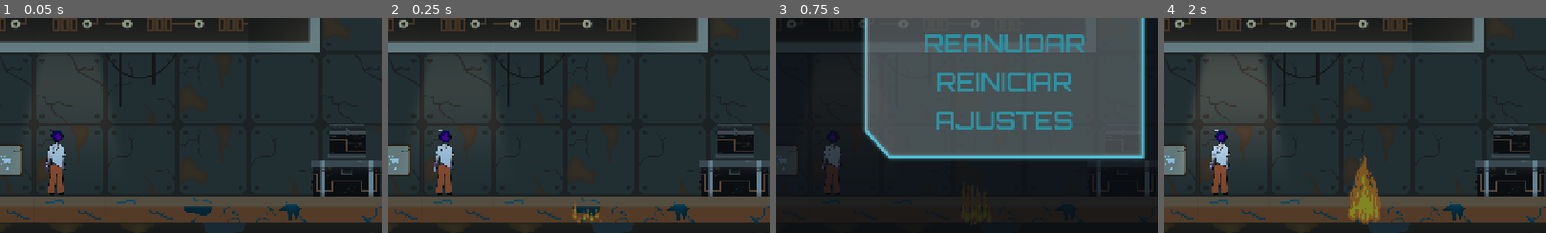
Above: before the commit, frames 1-4 (left to right).
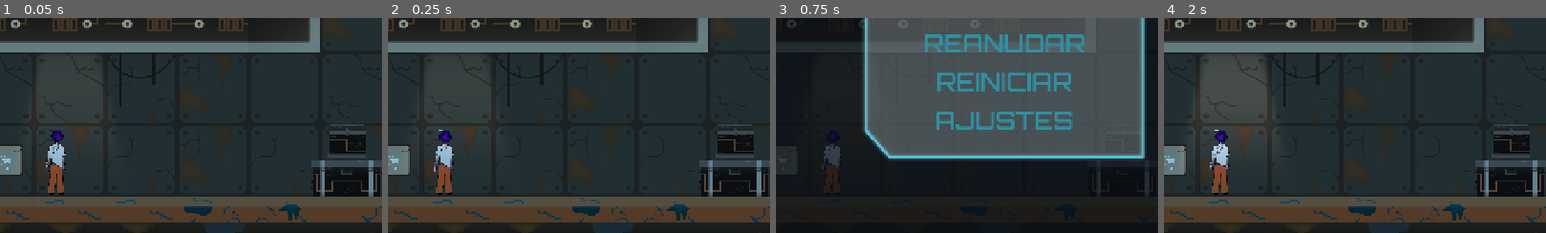
Above: after the commit, the same moments.

Repository: nati9v/Grupo-B
Game: Godot game, scene res://Scenes/Niveles/lvl1.tscn
Same seed, same stepped clock (60 frames per second), same inputs: the game is played once before the commit and once after it.
Inputs (mouse positions are % of the whole screen's width and height, from its top left):
- Up to frame 1 (0.05 s): no input
- Up to frame 2 (0.25 s): no input
- Up to frame 3 (0.75 s): click (91, 14) at 0.5 s
- Up to frame 4 (2 s): click "REINICIAR" at 1.25 s
The pictures show only the part of the screen within x 20-70%, y 40-90%; the shares and areas given below are measured in that part.

Frame 1 is identical in both runs. In frame 2, 0.2% of the frame differs, in the area x 48-56%, y 86-96%; in frame 3, 0.3%; in frame 4, 1.7%, in the area x 48-57%, y 64-96%.

Commit message:
Update lvl1.tscn

Diff:
--- a/Scenes/Niveles/lvl1.tscn
+++ b/Scenes/Niveles/lvl1.tscn
@@ -26,7 +26,6 @@
 [ext_resource type="Script" uid="uid://c0nb04m1t4wgt" path="res://Code/luces.gd" id="22_qjt1l"]
 [ext_resource type="PackedScene" uid="uid://btygccneo307t" path="res://Scenes/Mecanismos/plataforma_Vertical.tscn" id="24_lqu48"]
 [ext_resource type="PackedScene" uid="uid://dj7ykniqmuo5u" path="res://Scenes/Trampas y cadaveres/Trampas/Frost_trap.tscn" id="26_upjmo"]
-[ext_resource type="PackedScene" uid="uid://hfw7ugre1af8" path="res://Scenes/Trampas y cadaveres/Trampas/Fire_Trap.tscn" id="27_buwil"]
 
 [sub_resource type="CompressedTexture2D" id="CompressedTexture2D_iqlhl"]
 
@@ -715,7 +714,4 @@
 &"": SubResource("AnimationLibrary_upjmo")
 }
 
-[node name="Fire_trap" parent="." instance=ExtResource("27_buwil")]
-position = Vector2(1106, 493)
-
 [connection signal="pressed" from="UI_Level/TextureButton" to="Menu Pausa" method="_on_texture_button_pressed"]
Not shown: 1 places in Scenes/Niveles/lvl1.tscn that only renumber resources
